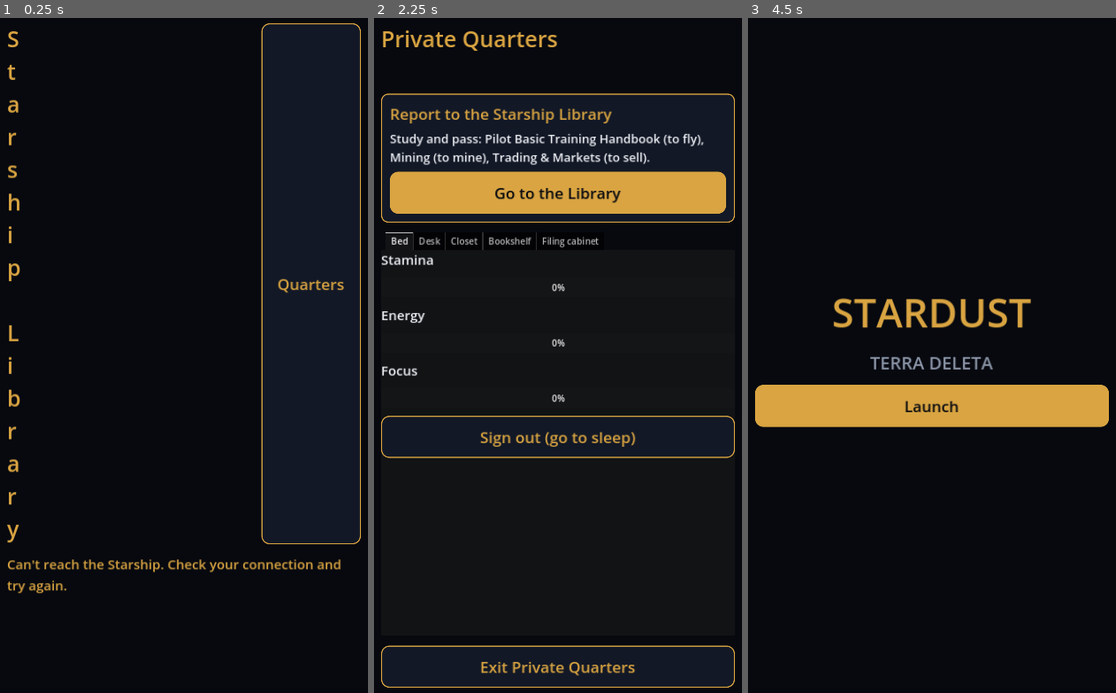
Above: before the commit, frames 1-3 (left to right).
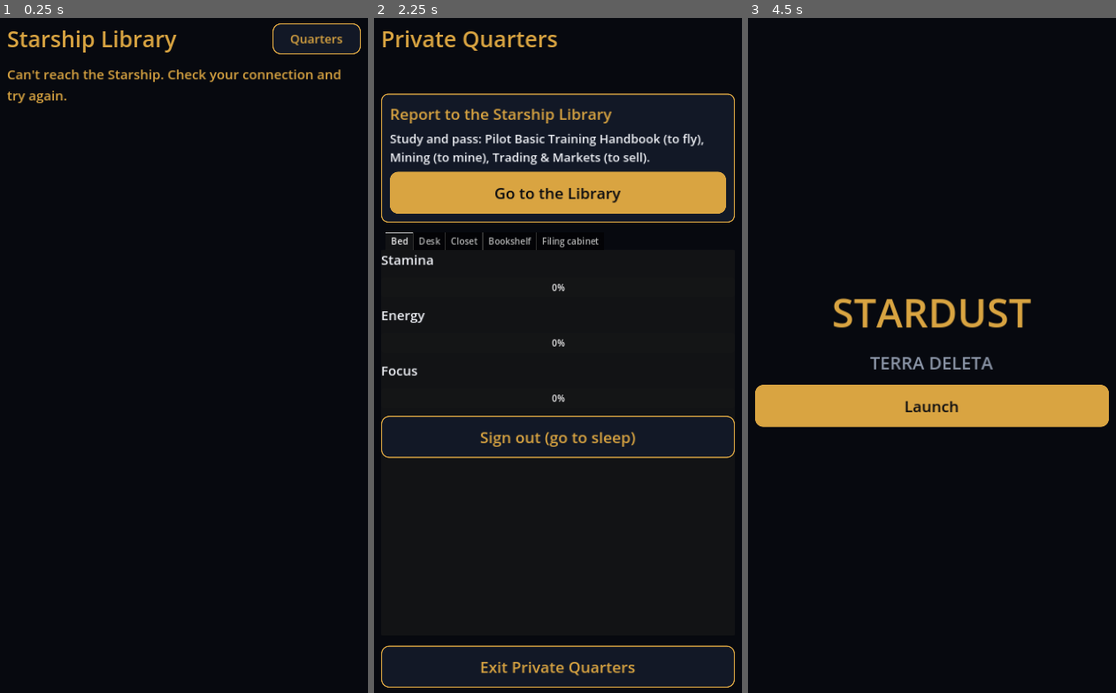
Above: after the commit, the same moments.

Repository: ProjectEvolutionEVE/stardust-server
Game: Godot game, scene res://scenes/library.tscn
Same seed, same stepped clock (60 frames per second), same inputs: the game is played once before the commit and once after it. This scene is started directly instead of the project's main scene.
Inputs:
- Up to frame 1 (0.25 s): no input
- Up to frame 2 (2.25 s): click "Quarters" at 0.5 s; click "Go to the Library" at 1.25 s; click "Quarters" at 2 s
- Up to frame 3 (4.5 s): click "Go to the Library" at 2.75 s; click "Quarters" at 3.5 s; click "Sign out (go to sleep)" at 4.25 s

The runs differ from the first frame. In frame 1, 3.7% of the frame differs, in the area x 1-99%, y 0-86%; in frame 2, less than 0.1%; in frame 3, nothing differs.

Commit message:
Godot Library: title on one line, compact Quarters button (Eric 10-24)
Co-Authored-By: Claude Opus 5.5 <noreply@anthropic.com>

Diff:
--- a/godot/scripts/library.gd
+++ b/godot/scripts/library.gd
@@ -12,12 +12,14 @@
 func _ready() -> void:
 	var outer := Ui.screen(self)
 	var top := HBoxContainer.new()
-	top.add_child(Ui.label("Starship Library", 40, Ui.GOLD))
-	var spacer := Control.new()
-	spacer.size_flags_horizontal = Control.SIZE_EXPAND_FILL
-	top.add_child(spacer)
+	var title := Ui.label("Starship Library", 40, Ui.GOLD)
+	title.autowrap_mode = TextServer.AUTOWRAP_OFF          # one line; it takes the room the button doesn't
+	title.size_flags_horizontal = Control.SIZE_EXPAND_FILL
+	top.add_child(title)
 	var back := Ui.button("Quarters", false)
-	back.custom_minimum_size = Vector2(180, 64)
+	back.custom_minimum_size = Vector2(160, 56)
+	back.size_flags_vertical = Control.SIZE_SHRINK_CENTER
+	back.add_theme_font_size_override("font_size", 22)
 	back.pressed.connect(func(): get_tree().change_scene_to_file("res://scenes/quarters.tscn"))
 	top.add_child(back)
 	outer.add_child(top)
